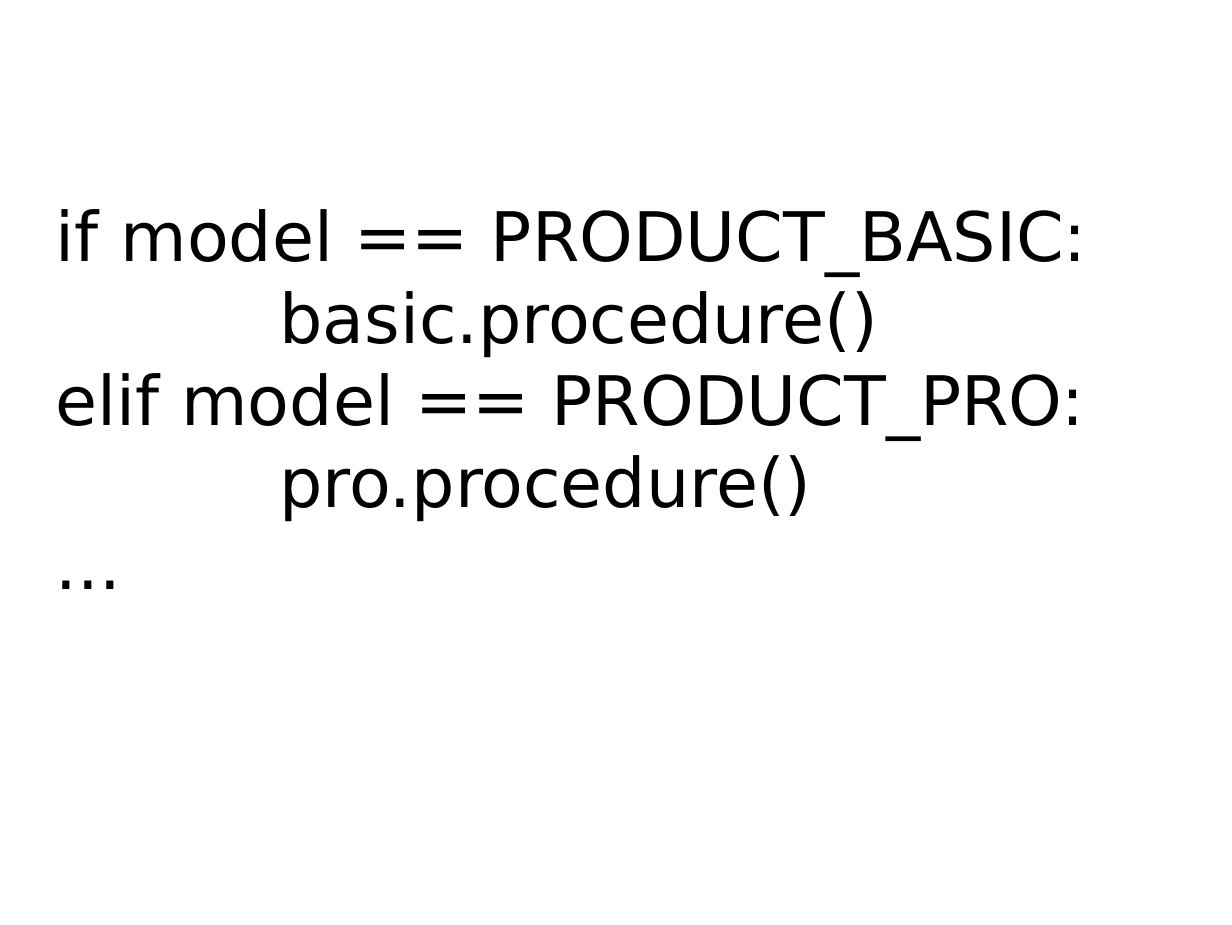
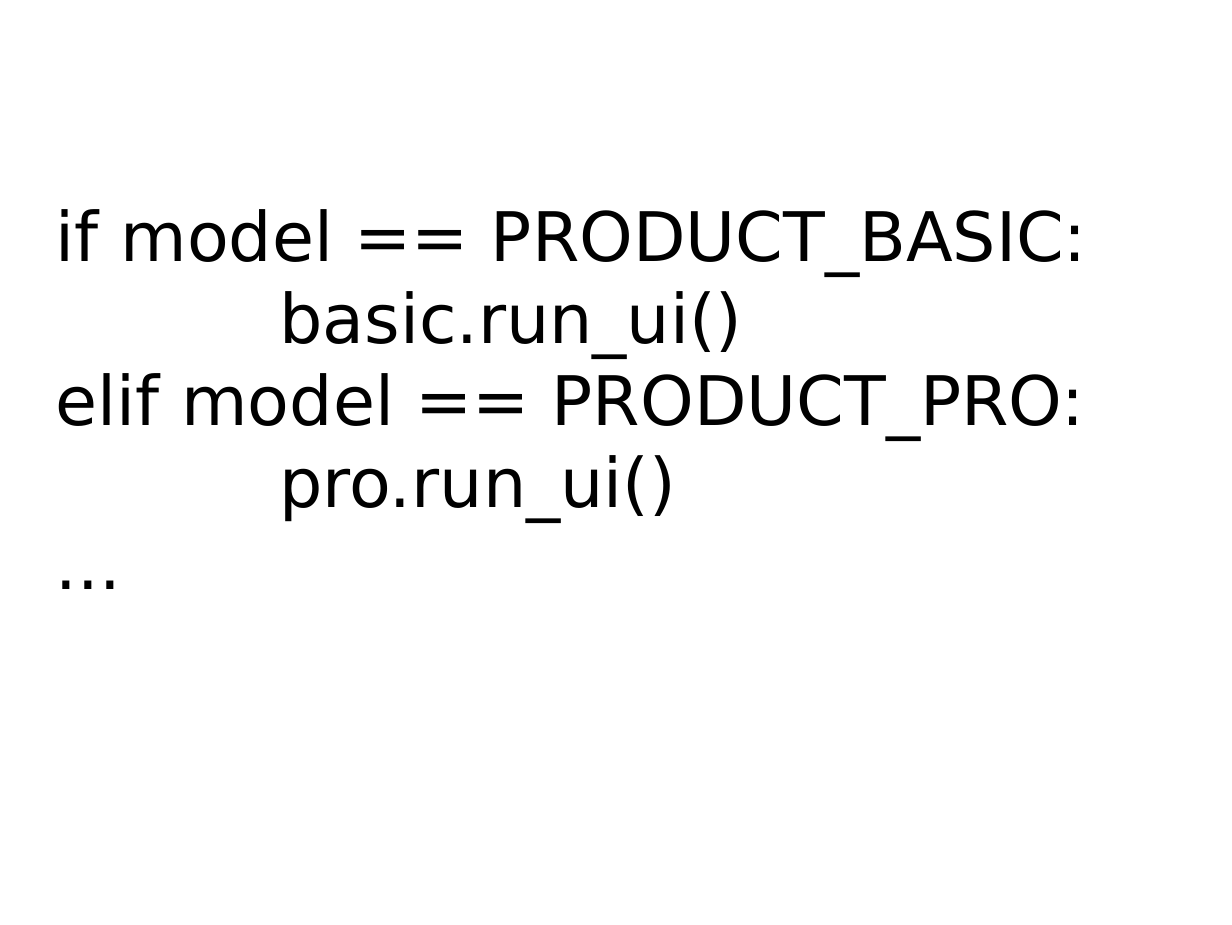
Before and after one commit to mkohler/embedded_python_presentation, a slide deck: slide 44 of embedded_python.odp. Drawn at 1232x925 pixels with LibreOffice and Linux fonts; fonts in the diff are those of the drawing. Boxes give left, top, right and bottom in pixels: in the first picture for what was removed or moved away, otherwise in the second. Text is boxed around its words. In the diff, an @@ line names an element or a change of style, - is before the commit and + after.

```diff
--- a/embedded_python.odp
+++ b/embedded_python.odp
@@ title at (x1=56, y1=209, x2=1087, y2=521): text changed @@
-if model == PRODUCT_BASIC:
-basic.procedure()
-elif model == PRODUCT_PRO:
-pro.procedure()
-...
+if model == PRODUCT_BASIC:
+basic.run_ui()
+elif model == PRODUCT_PRO:
+pro.run_ui()
+...
```
Also in this commit, not shown: 1 other slide changed, 1 slide removed.
